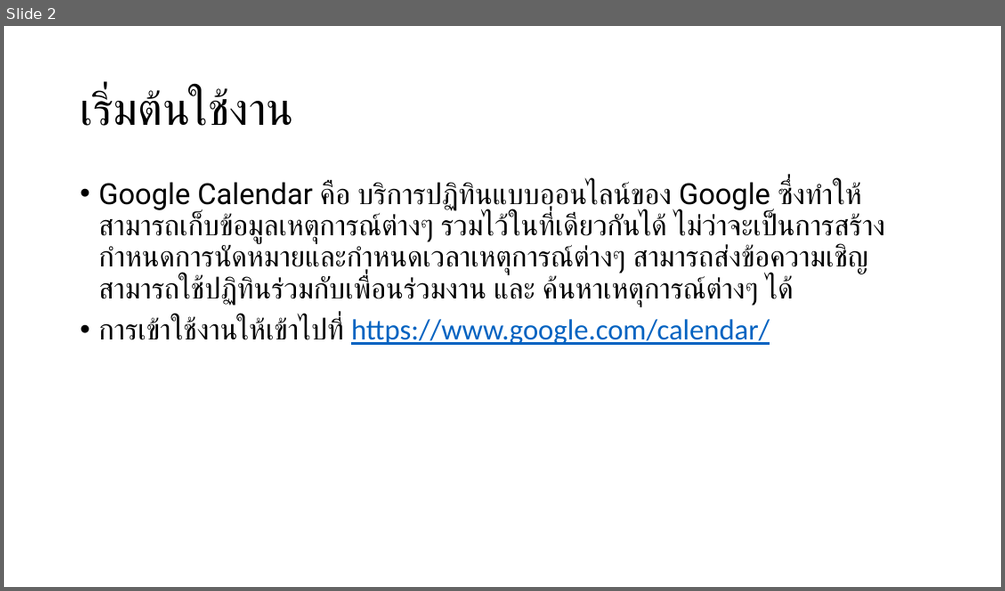
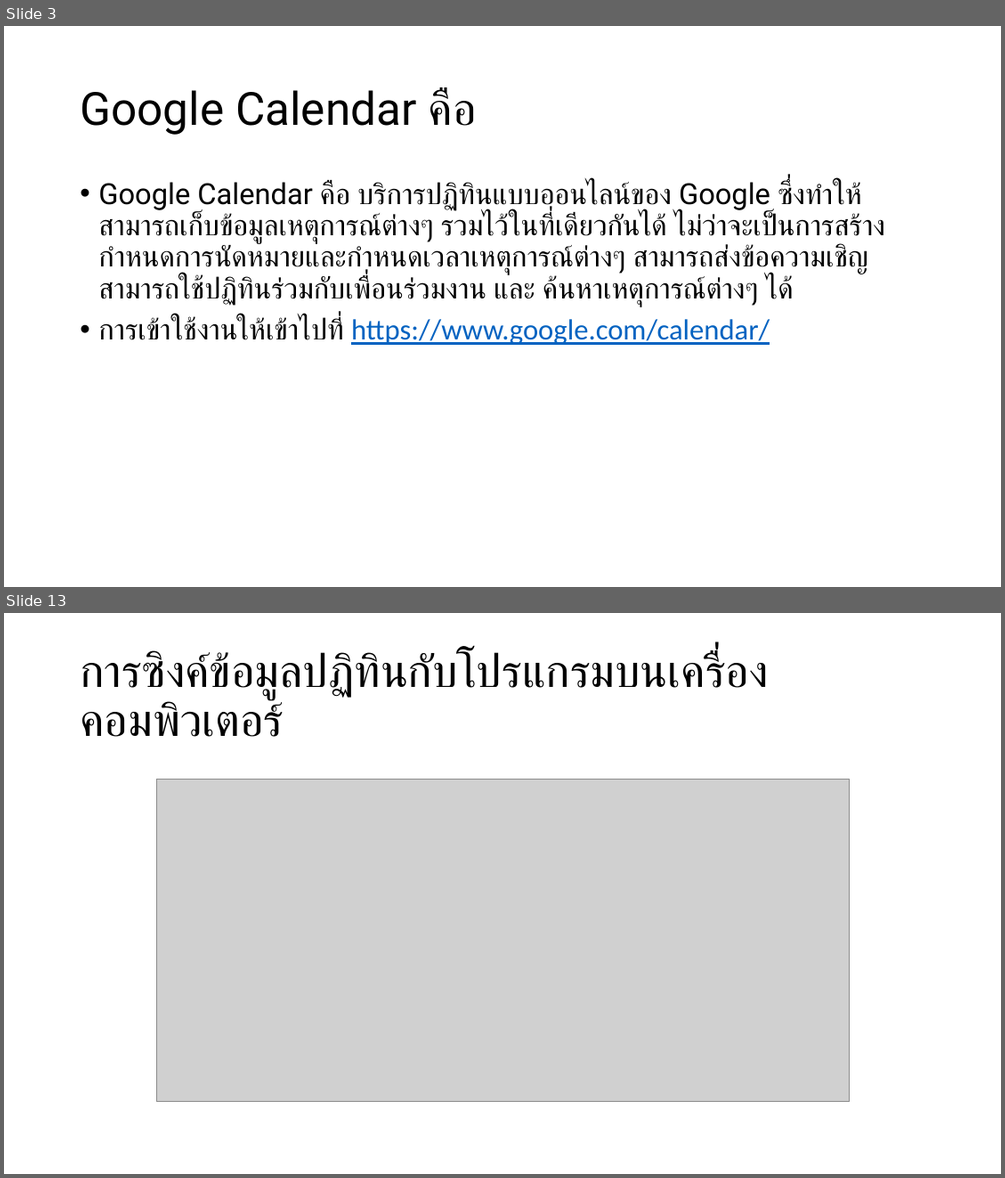
Before and after one commit to bratchasak/gcalendar, a slide deck: Google Calendar.pptx. Shown one above the other, each under a label of ours: slide 2 before the commit, slides 3 and 13 after it; the slides between them are not shown. The pictures are 1005x591 and 1005x1178 pixels, drawn with LibreOffice and Linux fonts; fonts in the diff are those of the drawing; grey boxes stand for pictures. Boxes give left, top, right and bottom in pixels: in the first picture for what was removed or moved away, otherwise in the second. Text is boxed around its words. In the diff, an @@ line names an element or a change of style, - is before the commit and + after.

```diff
--- a/Google Calendar.pptx
+++ b/Google Calendar.pptx
@@ slide 13 added at (x1=4, y1=613, x2=1001, y2=1174), background #FFFFFF @@
@@ title added at (x1=80, y1=651, x2=768, y2=737), 44 pt, text #000000 @@
+การซิงค์ข้อมูลปฏิทินกับโปรแกรมบนเครื่องคอมพิวเตอร์
@@ picture added at (x1=156, y1=779, x2=849, y2=1101) @@
@@ what was slide 2 is now slide 3 @@
@@ slide 3 changed as well @@
@@ title at (x1=80, y1=89, x2=477, y2=135): text changed @@
-เริ่มต้นใช้งาน
+Google Calendar คือ
```
Also in this commit, not shown: 1 other slide changed, 14 other slides added, 9 slides removed, 1 other file.
